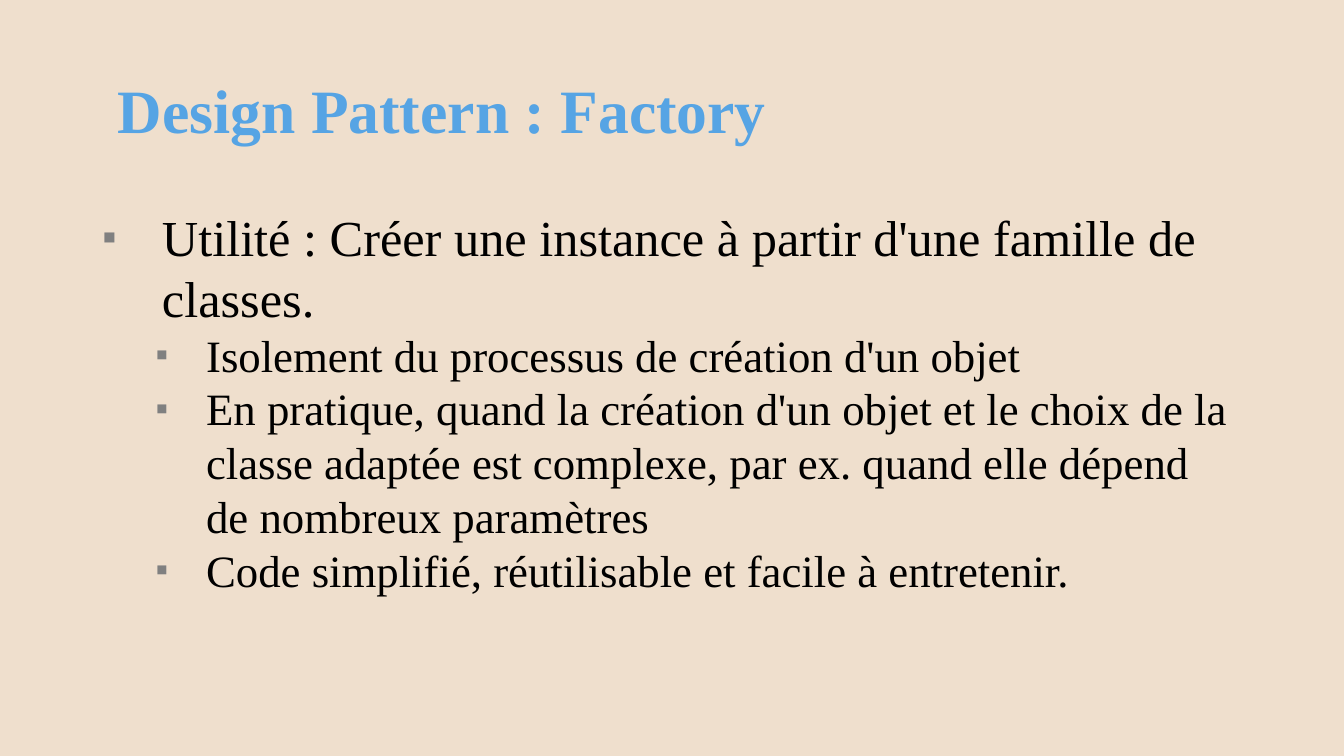
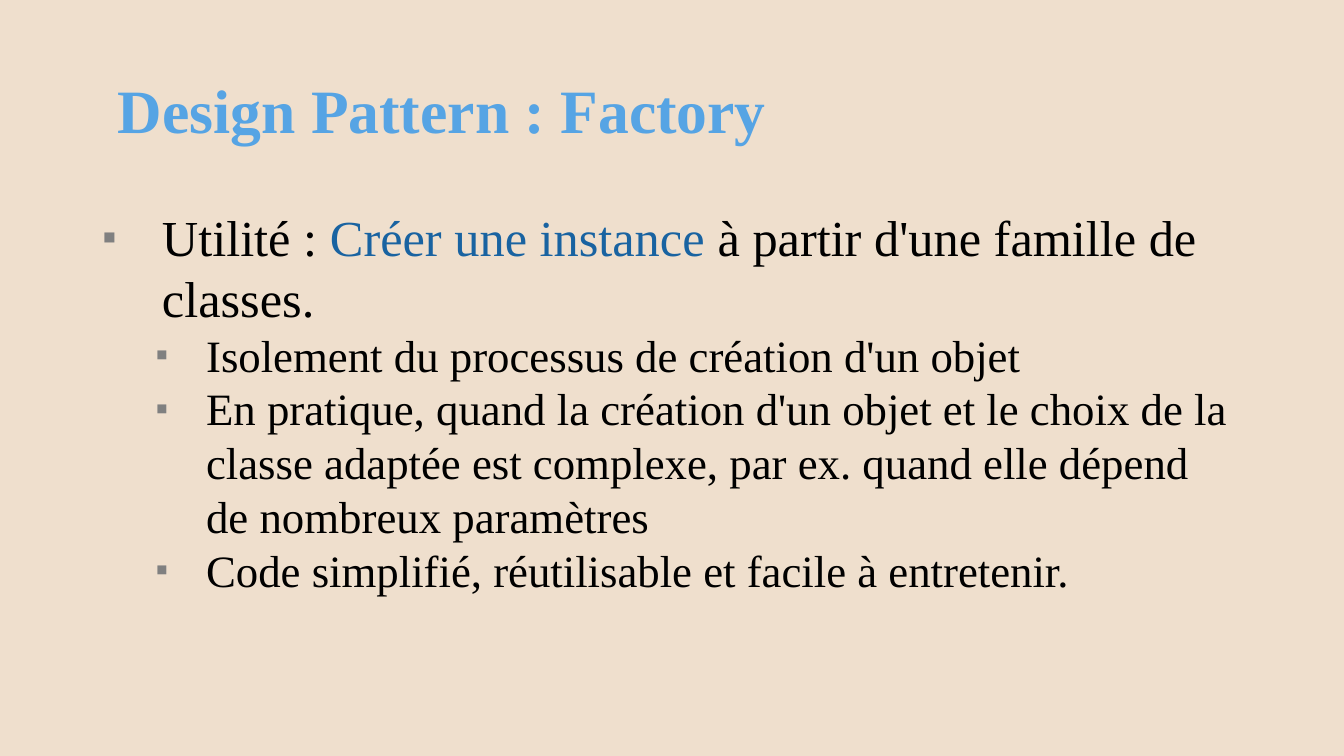
Before and after one commit to AlainWafflard/4IPO3, a slide deck: slide 18 of syllabus/17-POO-design-pattern/17_syllabus.pptx (slide 17 before the commit). Drawn at 1344x756 pixels with LibreOffice and Linux fonts; fonts in the diff are those of the drawing; background and template pictures are left out. Boxes give left, top, right and bottom in pixels: in the first picture for what was removed or moved away, otherwise in the second. Text is boxed around its words. In the diff, an @@ line names an element or a change of style, - is before the commit and + after.

Commit message:
update syllabus design pattern

```diff
--- a/syllabus/17-POO-design-pattern/17_syllabus.pptx
+++ b/syllabus/17-POO-design-pattern/17_syllabus.pptx
@@ text at (162, 220, 1197, 318): text colour #000000 to #1963A1 in "Créer une instance" @@
```
Also in this commit, not shown: 2 other slides changed, 1 slide added, 4 other files.
